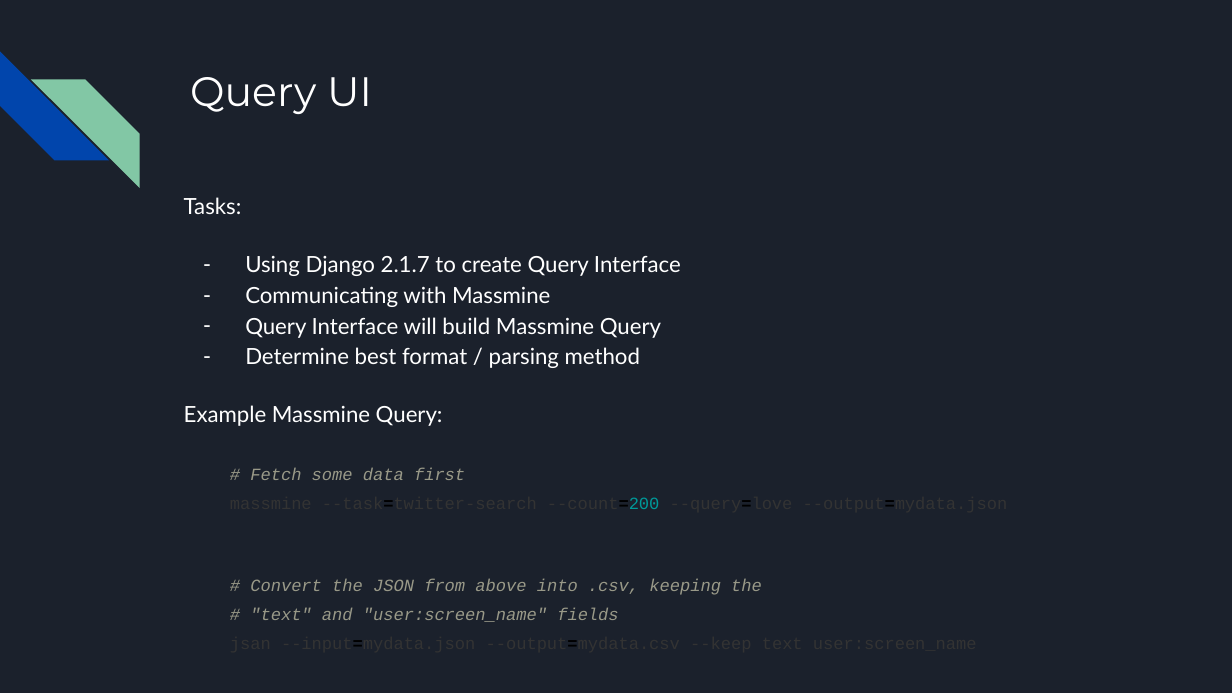
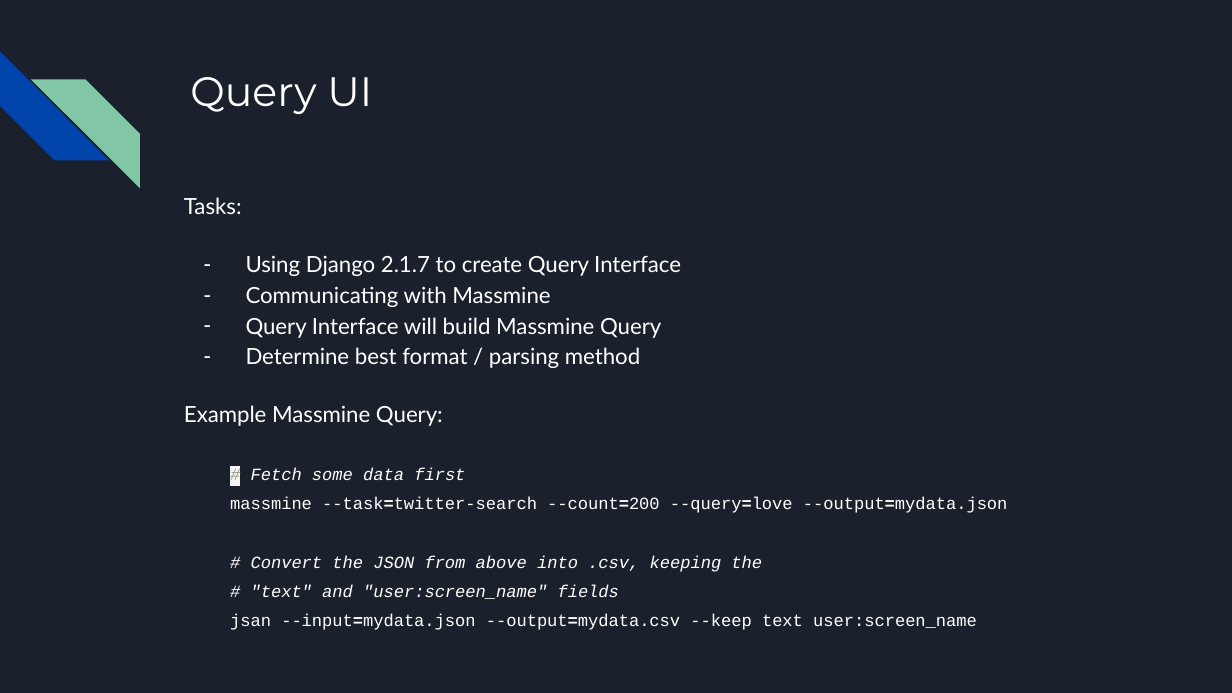
Before and after one commit to JoshCMoore/Massmine-for-the-Masses, a slide deck: slide 8 of documentation/slides/PresentationFeb28.pptx. Drawn at 1232x693 pixels with LibreOffice and Linux fonts; fonts in the diff are those of the drawing. Boxes give left, top, right and bottom in pixels: in the first picture for what was removed or moved away, otherwise in the second. Text is boxed around its words. In the diff, an @@ line names an element or a change of style, - is before the commit and + after.

Commit message:
Changes to Presentation

```diff
--- a/documentation/slides/PresentationFeb28.pptx
+++ b/documentation/slides/PresentationFeb28.pptx
@@ text at <box>230,467,1008,630</box>: text colour #999988 to #FFFFFF in "Fetch some data first # Convert the ..."; text colour #333333 to #FFFFFF in "massmine --task=twitter-search --count=200 --query=love --ou ..."; text colour #000000 to #FFFFFF in "--task=twitter-search --count=200 --query=love --output=myda ..."; text colour #009999 to #FFFFFF in "--count=200"; highlight none to #F5F5F5 in "#"; line spacing 1.42 to 1.43 @@
```
Also in this commit, not shown: 3 other slides changed.
